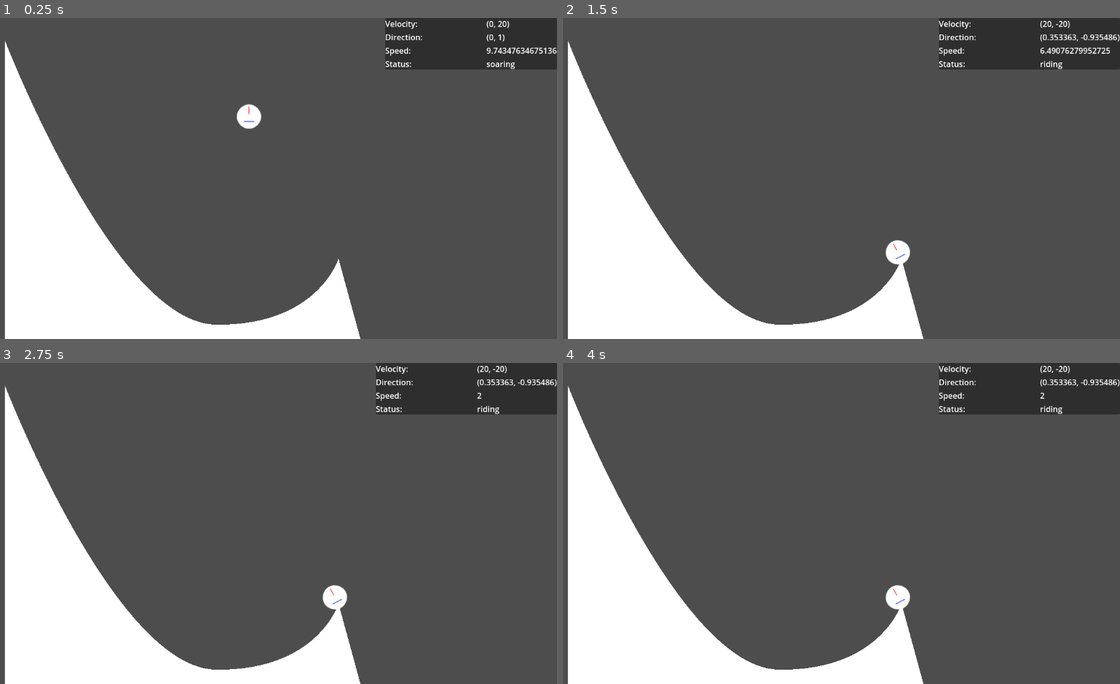
Above: before the commit, frames 1-4 (two rows, left to right).
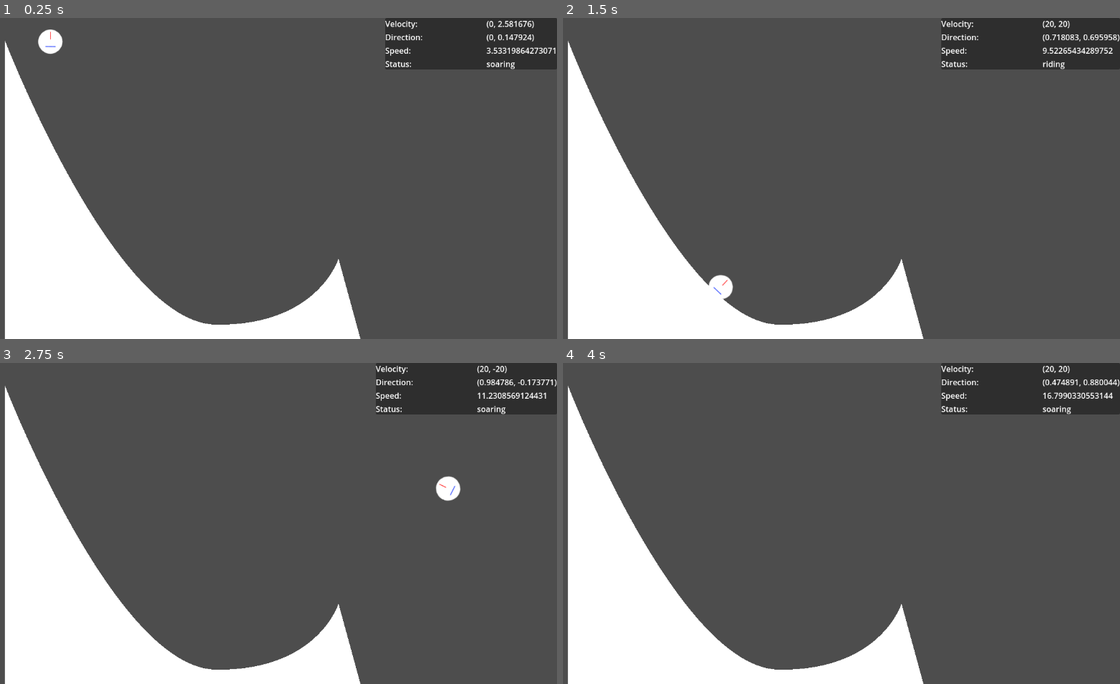
Above: after the commit, the same moments.

Repository: LettucePie/gwj-62-harvest
Game: Godot game, scene res://testing/test_zone.tscn
Same seed, same stepped clock (60 frames per second), same inputs: the game is played once before the commit and once after it.
Inputs:
- Up to frame 1 (0.25 s): no input
- Up to frame 2 (1.5 s): tap Enter (ui_accept) at 0.5, 0.77 s; hold Up (ui_up) 0.53-1.28 s; hold Down (ui_down) from 1.28 s (still down)
- Up to frame 3 (2.75 s): tap Enter (ui_accept) at 1.52 s; release Down (ui_down) at 2.03 s; hold Up (ui_up) from 2.03 s (still down)
- Up to frame 4 (4 s): tap Enter (ui_accept) at 3.02, 3.77 s; release Up (ui_up) at 3.53 s; hold Down (ui_down) from 3.53 s (still down)

The runs differ from the first frame. In frame 1, 0.8% of the frame differs, in the area x 6-100%, y 0-35%; in frame 2, 1.3%, in the area x 26-100%, y 0-88%; in frame 3, 0.9%; in frame 4, 1.0%.

Commit message:
Getting closer to desired physics

Diff:
--- a/gameplay/player_follow.gd
+++ b/gameplay/player_follow.gd
@@ -5,8 +5,6 @@
 @export var SPEED_MIN = 2.0
 @export var SPEED_MAX = 20.0
 @export var speed_damp : Curve ## Controls rate of deccelleration
-@export var GRAV_FORCE_MIN = 0.05
-@export var GRAV_FORCE_MAX = 0.5
 @export var gravity_damp : Curve ## Controls influence of gravity at x speed (flight)
 
 @export var BOOST_MULTIPLIER = 1.25
@@ -20,6 +18,7 @@
 var ramp_area : Area2D = null
 var landing_progress = 0.0
 var current_ramp : RampPath = null
+var launched_ramps : Array = []
 
 # Called when the node enters the scene tree for the first time.
 func _ready():
@@ -31,7 +30,7 @@
 	velocity = velocity.lerp(Vector2.ZERO, delta)
 	if ramp_area != null and current_ramp == null:
 		current_ramp = ramp_area.get_parent().close_enough(self)
-	if current_ramp != null:
+	if current_ramp != null and !launched_ramps.has(current_ramp):
 		if current_ramp != get_parent():
 			get_parent().remove_child(self)
 			current_ramp.add_child(self)
@@ -40,7 +39,7 @@
 			$Sprite2D.position = Vector2(0, -14.5)
 		riding(delta)
 	else:
-		soaring()
+		soaring(delta)
 
 
 func riding(deltatime):
@@ -73,23 +72,24 @@
 		boost = BRAKE_MULTIPLIER
 	progress += (speed * boost)
 	velocity = (velocity + (direction * speed)).clamp(Vector2.ONE * -20.0, Vector2.ONE * 20.0)
+	if progress_ratio >= 0.98:
+		launch()
 
 
-func soaring():
+func launch():
+	launched_ramps.append(current_ramp)
+	current_ramp = null
+
+
+func soaring(deltatime):
 	if status != "soaring":
 		status = "soaring"
-	if current_ramp != null:
-		print("What on earth am I doing?")
-	var speed_force = speed_damp.sample(
-		(speed - SPEED_MIN) / (SPEED_MAX - SPEED_MIN)
-	)
-	var grav_force = lerp(
-		GRAV_FORCE_MAX, ## Max amount of Gravity Force for slowest percent speed
-		GRAV_FORCE_MIN, ## Min amount of force for greatest speed (achieving flight)
-		gravity_damp.sample(speed_force)
-	)
-	direction = direction.slerp(Vector2.DOWN, grav_force).normalized()
-	speed = clamp(lerp(speed, GRAVITY, grav_force), 4.0, GRAVITY)
+	var speed_percent = speed - SPEED_MIN / SPEED_MAX - SPEED_MIN
+	var down_force_gravity = gravity_damp.sample(speed_percent)
+	var down_direction = direction.lerp(Vector2.DOWN, down_force_gravity)
+	direction = direction.slerp(down_direction, deltatime)
+	var down_force_speed = GRAVITY * speed_damp.sample(speed_percent)
+	speed = clamp(speed + down_force_speed * deltatime, SPEED_MIN, SPEED_MAX)
 	velocity = (velocity + (direction * speed)).clamp(Vector2.ONE * -20.0, Vector2.ONE * 20.0)
 	translate(velocity / 2)
 
--- a/gameplay/player_follow.tscn
+++ b/gameplay/player_follow.tscn
@@ -8,8 +8,8 @@
 point_count = 2
 
 [sub_resource type="Curve" id="Curve_8v5kt"]
-_data = [Vector2(0, 1), 0.0, -0.171619, 0, 0, Vector2(0.391473, 0.945454), -0.173738, -0.173738, 0, 0, Vector2(0.992248, 0.327273), -1.91901, 0.0, 0, 0]
-point_count = 3
+_data = [Vector2(0, 0), 0.0, 0.117273, 0, 0, Vector2(1, 1), 0.187636, 0.0, 0, 0]
+point_count = 2
 
 [sub_resource type="CircleShape2D" id="CircleShape2D_1porx"]
 radius = 23.0868
--- a/levels/stage_path.tscn
+++ b/levels/stage_path.tscn
@@ -6,7 +6,7 @@
 [node name="stage_path" type="Node2D"]
 
 [node name="player_follow" parent="." instance=ExtResource("1_3fmwe")]
-position = Vector2(532, 64)
+position = Vector2(132, 43)
 
 [node name="path" parent="." instance=ExtResource("2_1hcjy")]
 position = Vector2(40, 43)
